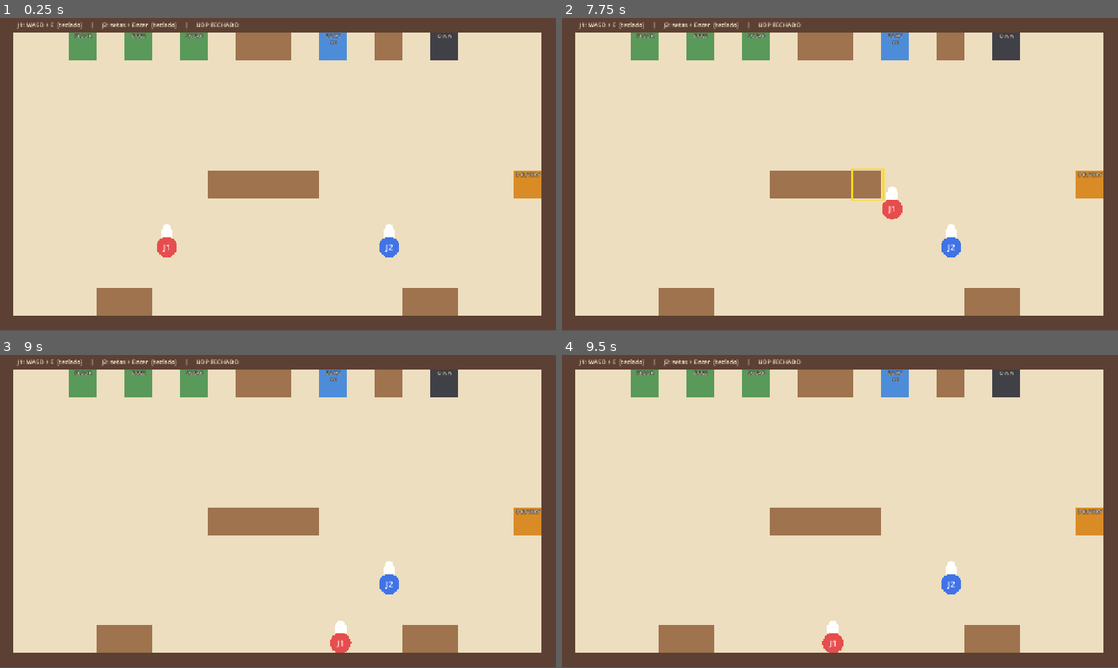
Above: before the commit, frames 1-4 (two rows, left to right).
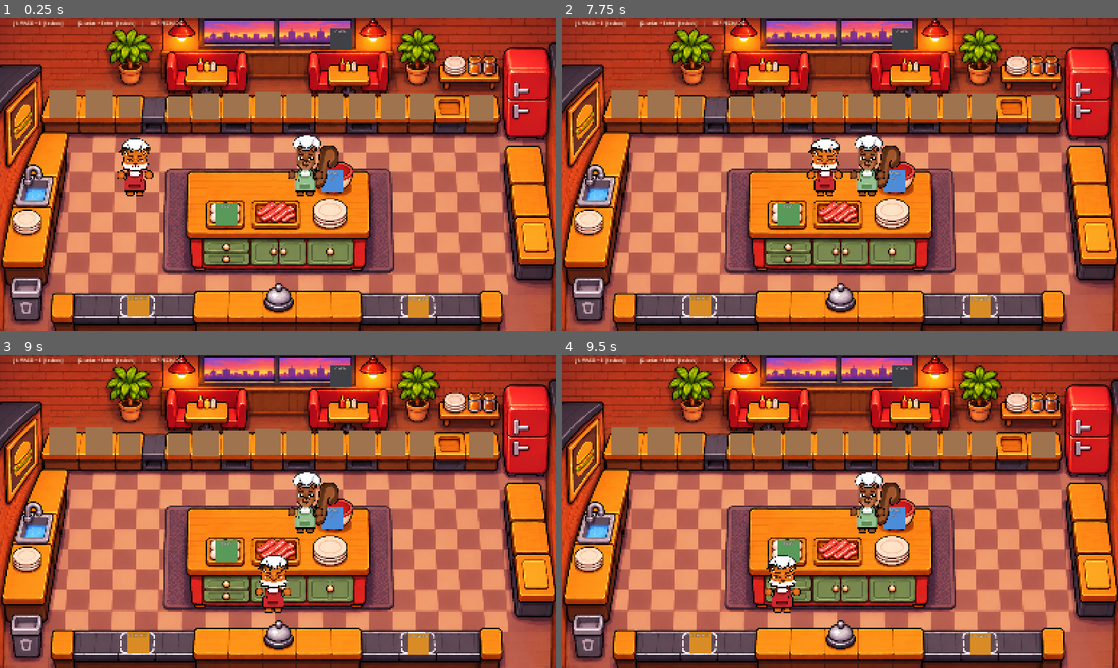
Above: after the commit, the same moments.

Repository: larissalvl/cheflingo
Game: Godot game, scene res://scenes/kitchen.tscn
The game is run twice, just before and just after one commit, with the same random seed, the same clock (stepped at 60 frames per second) and the same inputs.
Inputs:
- Up to frame 1 (0.25 s): no input
- Up to frame 2 (7.75 s): tap Enter at 0.5, 1.35, 3.6, 5.85 s; hold D 0.53-1.28 s; tap E every 2.25 s from 0.6 to 7.35 s; hold S 1.28-2.03 s; hold D 2.03-2.78 s; tap Keypad Enter at 2.1, 4.35, 6.6 s; hold W 2.78-3.53 s; hold A 3.53-5.03 s; hold S 5.03-5.78 s; hold D 5.78-6.53 s; hold W 6.53-7.28 s; hold D from 7.28 s (still down)
- Up to frame 3 (9 s): release D at 8.03 s; hold S 8.03-8.78 s; tap Enter at 8.1 s; hold A from 8.78 s (still down); tap Keypad Enter at 8.85 s
- Up to frame 4 (9.5 s): keep holding A
In our replay, the window is 800x450 before the commit and 800x451 after it. These sizes can differ from the game's own. Grey fills any space a smaller window leaves; there, only what the larger window draws over its background counts as a difference.

The runs differ from the first frame. In frame 1, 99% of the frame differs, in the area x 0-100%, y 0-100%; in frame 2, 99%; in frame 3, 99%; in frame 4, 99%.

Commit message:
adição de sprites

Diff:
--- a/project.godot
+++ b/project.godot
@@ -20,8 +20,8 @@
 
 [display]
 
-window/size/viewport_width=1280
-window/size/viewport_height=720
+window/size/viewport_width=1671
+window/size/viewport_height=941
 window/stretch/mode="canvas_items"
 
 [rendering]
--- a/scenes/chef.tscn
+++ b/scenes/chef.tscn
@@ -1,18 +1,60 @@
-[gd_scene load_steps=3 format=3]
+[gd_scene format=3 uid="uid://daar8jtovocv8"]
 
-[ext_resource type="Script" path="res://scripts/chef.gd" id="1_chef"]
+[ext_resource type="Script" uid="uid://dspqskdga4ivy" path="res://scripts/chef.gd" id="1_chef"]
+[ext_resource type="Texture2D" uid="uid://e11uaeau73vy" path="res://sprites/Players/raposa/raposaIdle.PNG" id="2_d56cy"]
+[ext_resource type="Texture2D" uid="uid://cs45r2de7whna" path="res://sprites/Players/esquilo/esquiloParado.PNG" id="2_psvbk"]
+[ext_resource type="Texture2D" uid="uid://dmntoiiwjfi63" path="res://sprites/Players/esquilo/esquiloAndando2.PNG" id="3_2a8di"]
+[ext_resource type="Texture2D" uid="uid://dwrdtvhq41v8g" path="res://sprites/Players/raposa/raposaAndar1.PNG" id="3_4ri07"]
+[ext_resource type="Texture2D" uid="uid://d1vkx7ubp3p3h" path="res://sprites/Players/raposa/raposaAndar2.PNG" id="4_oqmwt"]
+[ext_resource type="Texture2D" uid="uid://dp0a8c173gegf" path="res://sprites/Players/esquilo/esquiloAndando1.PNG" id="4_stm2u"]
+
+[sub_resource type="SpriteFrames" id="SpriteFrames_1slas"]
+animations = [{
+"frames": [{
+"duration": 1.0,
+"texture": ExtResource("2_psvbk")
+}, {
+"duration": 1.0,
+"texture": ExtResource("3_2a8di")
+}, {
+"duration": 1.0,
+"texture": ExtResource("4_stm2u")
+}],
+"loop": 1,
+"name": &"esquilo",
+"speed": 5.0
+}, {
+"frames": [{
+"duration": 1.0,
+"texture": ExtResource("2_d56cy")
+}, {
+"duration": 1.0,
+"texture": ExtResource("3_4ri07")
+}, {
+"duration": 1.0,
+"texture": ExtResource("4_oqmwt")
+}],
+"loop": 1,
+"name": &"raposa",
+"speed": 5.0
+}]
 
 [sub_resource type="CircleShape2D" id="CircleShape2D_chef"]
 radius = 24.0
 
-[node name="Chef" type="CharacterBody2D"]
+[node name="Chef" type="CharacterBody2D" unique_id=2088147977]
+scale = Vector2(0.09, 0.09)
 collision_layer = 2
 collision_mask = 3
 motion_mode = 1
 script = ExtResource("1_chef")
 
-[node name="CollisionShape2D" type="CollisionShape2D" parent="."]
+[node name="AnimatedSprite2D" type="AnimatedSprite2D" parent="." unique_id=1790664610]
+sprite_frames = SubResource("SpriteFrames_1slas")
+animation = &"esquilo"
+
+[node name="CollisionShape2D" type="CollisionShape2D" parent="." unique_id=1121842226]
 shape = SubResource("CircleShape2D_chef")
 
-[node name="HoldPoint" type="Marker2D" parent="."]
+[node name="HoldPoint" type="Marker2D" parent="." unique_id=277128081]
 position = Vector2(0, -70)
--- a/scenes/kitchen.tscn
+++ b/scenes/kitchen.tscn
@@ -1,152 +1,129 @@
-[gd_scene load_steps=11 format=3]
+[gd_scene format=3 uid="uid://doty2xrgj7o0u"]
 
-[ext_resource type="Script" path="res://scripts/kitchen.gd" id="1_kitchen"]
-[ext_resource type="PackedScene" path="res://scenes/chef.tscn" id="2_chef"]
+[ext_resource type="Script" uid="uid://bpc52sbpdoeau" path="res://scripts/kitchen.gd" id="1_kitchen"]
+[ext_resource type="PackedScene" uid="uid://daar8jtovocv8" path="res://scenes/chef.tscn" id="2_chef"]
+[ext_resource type="Texture2D" uid="uid://cbdntvutc5rxu" path="res://sprites/fundo.PNG" id="2_ibrlr"]
 [ext_resource type="PackedScene" path="res://scenes/stations/counter.tscn" id="3_counter"]
-[ext_resource type="PackedScene" path="res://scenes/stations/ingredient_box.tscn" id="4_box"]
-[ext_resource type="PackedScene" path="res://scenes/stations/bowl.tscn" id="5_bowl"]
+[ext_resource type="PackedScene" uid="uid://c1mby23mrlhfv" path="res://scenes/stations/ingredient_box.tscn" id="4_box"]
+[ext_resource type="PackedScene" uid="uid://bl351ck6rcwel" path="res://scenes/stations/bowl.tscn" id="5_bowl"]
 [ext_resource type="PackedScene" path="res://scenes/stations/oven.tscn" id="6_oven"]
 [ext_resource type="PackedScene" path="res://scenes/stations/delivery.tscn" id="7_delivery"]
 
 [sub_resource type="RectangleShape2D" id="Shape_wall_h"]
-size = Vector2(1280, 32)
+size = Vector2(1732, 32)
 
 [sub_resource type="RectangleShape2D" id="Shape_wall_v"]
-size = Vector2(32, 720)
+size = Vector2(32, 937)
 
-[node name="Kitchen" type="Node2D"]
+[node name="Kitchen" type="Node2D" unique_id=676126183]
 script = ExtResource("1_kitchen")
 
-[node name="Floor" type="ColorRect" parent="."]
-offset_right = 1280.0
-offset_bottom = 720.0
-mouse_filter = 2
-color = Color(0.93, 0.87, 0.75, 1)
+[node name="Background" type="Sprite2D" parent="." unique_id=1959208281]
+texture = ExtResource("2_ibrlr")
+centered = false
 
-[node name="Walls" type="StaticBody2D" parent="."]
-collision_layer = 1
+[node name="Walls" type="StaticBody2D" parent="." unique_id=688315561]
 collision_mask = 0
 
-[node name="TopVisual" type="ColorRect" parent="Walls"]
-offset_left = 0.0
-offset_top = 0.0
-offset_right = 1280.0
-offset_bottom = 32.0
-mouse_filter = 2
-color = Color(0.36, 0.25, 0.2, 1)
-
-[node name="BottomVisual" type="ColorRect" parent="Walls"]
-offset_left = 0.0
-offset_top = 688.0
-offset_right = 1280.0
-offset_bottom = 720.0
-mouse_filter = 2
-color = Color(0.36, 0.25, 0.2, 1)
-
-[node name="LeftVisual" type="ColorRect" parent="Walls"]
-offset_left = 0.0
-offset_top = 0.0
-offset_right = 32.0
-offset_bottom = 720.0
-mouse_filter = 2
-color = Color(0.36, 0.25, 0.2, 1)
-
-[node name="RightVisual" type="ColorRect" parent="Walls"]
-offset_left = 1248.0
-offset_top = 0.0
-offset_right = 1280.0
-offset_bottom = 720.0
-mouse_filter = 2
-color = Color(0.36, 0.25, 0.2, 1)
-
-[node name="TopShape" type="CollisionShape2D" parent="Walls"]
-position = Vector2(640, 16)
+[node name="TopShape" type="CollisionShape2D" parent="Walls" unique_id=266807502]
+position = Vector2(835, -11)
 shape = SubResource("Shape_wall_h")
 
-[node name="BottomShape" type="CollisionShape2D" parent="Walls"]
-position = Vector2(640, 704)
+[node name="BottomShape" type="CollisionShape2D" parent="Walls" unique_id=1910340869]
+position = Vector2(835, 957)
 shape = SubResource("Shape_wall_h")
 
-[node name="LeftShape" type="CollisionShape2D" parent="Walls"]
-position = Vector2(16, 360)
+[node name="LeftShape" type="CollisionShape2D" parent="Walls" unique_id=1603167637]
+position = Vector2(-14, 469.5)
 shape = SubResource("Shape_wall_v")
 
-[node name="RightShape" type="CollisionShape2D" parent="Walls"]
-position = Vector2(1264, 360)
+[node name="RightShape" type="CollisionShape2D" parent="Walls" unique_id=295630633]
+position = Vector2(1685, 471)
 shape = SubResource("Shape_wall_v")
 
-[node name="Stations" type="Node2D" parent="."]
+[node name="Stations" type="Node2D" parent="." unique_id=1254409695]
 
-[node name="BoxFlour" parent="Stations" instance=ExtResource("4_box")]
-position = Vector2(192, 64)
-ingredient = "FLOUR"
-
-[node name="BoxEggs" parent="Stations" instance=ExtResource("4_box")]
-position = Vector2(320, 64)
+[node name="BoxEggs" parent="Stations" unique_id=378801126 instance=ExtResource("4_box")]
+position = Vector2(680, 589)
 ingredient = "EGGS"
 
-[node name="BoxSugar" parent="Stations" instance=ExtResource("4_box")]
-position = Vector2(448, 64)
-ingredient = "SUGAR"
+[node name="CounterTop1" parent="Stations" unique_id=413877966 instance=ExtResource("3_counter")]
+position = Vector2(188, 258.00003)
+scale = Vector2(1.3, 1.3)
 
-[node name="CounterTop1" parent="Stations" instance=ExtResource("3_counter")]
-position = Vector2(576, 64)
+[node name="CounterTop2" parent="Stations" unique_id=1926912913 instance=ExtResource("3_counter")]
+position = Vector2(298, 258)
+scale = Vector2(1.3, 1.3)
 
-[node name="CounterTop2" parent="Stations" instance=ExtResource("3_counter")]
-position = Vector2(640, 64)
+[node name="CounterTop3" parent="Stations" unique_id=1445920818 instance=ExtResource("3_counter")]
+position = Vector2(388, 269)
 
-[node name="Bowl" parent="Stations" instance=ExtResource("5_bowl")]
-position = Vector2(768, 64)
+[node name="CounterTop4" parent="Stations" unique_id=445580709 instance=ExtResource("3_counter")]
+position = Vector2(537, 267)
 
-[node name="CounterTop3" parent="Stations" instance=ExtResource("3_counter")]
-position = Vector2(896, 64)
+[node name="CounterTop5" parent="Stations" unique_id=1420469434 instance=ExtResource("3_counter")]
+position = Vector2(618, 267)
+scale = Vector2(1.2, 1.2)
 
-[node name="Oven" parent="Stations" instance=ExtResource("6_oven")]
+[node name="CounterTop6" parent="Stations" unique_id=1970028093 instance=ExtResource("3_counter")]
+position = Vector2(710, 263)
+scale = Vector2(1.2, 1.2)
+
+[node name="CounterTop7" parent="Stations" unique_id=1627292135 instance=ExtResource("3_counter")]
+position = Vector2(805, 262)
+scale = Vector2(1.2, 1.2)
+
+[node name="CounterTop8" parent="Stations" unique_id=529361414 instance=ExtResource("3_counter")]
+position = Vector2(899, 264)
+scale = Vector2(1.2, 1.2)
+
+[node name="CounterTop9" parent="Stations" unique_id=469609554 instance=ExtResource("3_counter")]
+position = Vector2(994, 265)
+scale = Vector2(1.2, 1.2)
+
+[node name="CounterTop10" parent="Stations" unique_id=131591245 instance=ExtResource("3_counter")]
+position = Vector2(1089, 265)
+scale = Vector2(1.2, 1.2)
+
+[node name="CounterTop11" parent="Stations" unique_id=628394366 instance=ExtResource("3_counter")]
+position = Vector2(1181, 266)
+scale = Vector2(1.2, 1.2)
+
+[node name="CounterTop12" parent="Stations" unique_id=1031168055 instance=ExtResource("3_counter")]
+position = Vector2(1268, 267)
+scale = Vector2(1.2, 1.2)
+
+[node name="CounterTop13" parent="Stations" unique_id=784872740 instance=ExtResource("3_counter")]
+position = Vector2(1447, 271)
+scale = Vector2(1.2, 1.2)
+
+[node name="Bowl" parent="Stations" unique_id=1829539285 instance=ExtResource("5_bowl")]
+position = Vector2(999, 490)
+
+[node name="Oven" parent="Stations" unique_id=60754918 instance=ExtResource("6_oven")]
 position = Vector2(1024, 64)
 
-[node name="Island1" parent="Stations" instance=ExtResource("3_counter")]
-position = Vector2(512, 384)
+[node name="Delivery" parent="Stations" unique_id=623529962 instance=ExtResource("7_delivery")]
+position = Vector2(1257, 868)
 
-[node name="Island2" parent="Stations" instance=ExtResource("3_counter")]
-position = Vector2(576, 384)
+[node name="Delivery2" parent="Stations" unique_id=339448660 instance=ExtResource("7_delivery")]
+position = Vector2(416, 866)
 
-[node name="Island3" parent="Stations" instance=ExtResource("3_counter")]
-position = Vector2(640, 384)
+[node name="Chef1" parent="." unique_id=2007395880 instance=ExtResource("2_chef")]
+position = Vector2(384, 528)
+scale = Vector2(0.09, 0.09)
 
-[node name="Island4" parent="Stations" instance=ExtResource("3_counter")]
-position = Vector2(704, 384)
-
-[node name="Delivery" parent="Stations" instance=ExtResource("7_delivery")]
-position = Vector2(1216, 384)
-
-[node name="CounterBottom1" parent="Stations" instance=ExtResource("3_counter")]
-position = Vector2(256, 656)
-
-[node name="CounterBottom2" parent="Stations" instance=ExtResource("3_counter")]
-position = Vector2(320, 656)
-
-[node name="CounterBottom3" parent="Stations" instance=ExtResource("3_counter")]
-position = Vector2(960, 656)
-
-[node name="CounterBottom4" parent="Stations" instance=ExtResource("3_counter")]
-position = Vector2(1024, 656)
-
-[node name="Chef1" parent="." instance=ExtResource("2_chef")]
-position = Vector2(384, 528)
-player_id = 1
-color = Color(0.9, 0.3, 0.3, 1)
-
-[node name="Chef2" parent="." instance=ExtResource("2_chef")]
+[node name="Chef2" parent="." unique_id=1836850263 instance=ExtResource("2_chef")]
 position = Vector2(896, 528)
+scale = Vector2(0.09, 0.09)
 player_id = 2
 color = Color(0.25, 0.45, 0.9, 1)
 
-[node name="Hud" type="Label" parent="."]
+[node name="Hud" type="Label" parent="." unique_id=815309398]
 offset_left = 40.0
 offset_top = 6.0
 offset_right = 1240.0
 offset_bottom = 28.0
-mouse_filter = 2
 theme_override_colors/font_color = Color(1, 0.95, 0.85, 1)
 theme_override_font_sizes/font_size = 14
 text = "J1: WASD + E   |   J2: setas + Enter"
--- a/scenes/stations/bowl.tscn
+++ b/scenes/stations/bowl.tscn
@@ -1,9 +1,9 @@
-[gd_scene load_steps=3 format=3]
+[gd_scene format=3 uid="uid://bl351ck6rcwel"]
 
 [ext_resource type="PackedScene" path="res://scenes/stations/station.tscn" id="1_base"]
-[ext_resource type="Script" path="res://scripts/stations/bowl.gd" id="2_script"]
+[ext_resource type="Script" uid="uid://b21ry3qc8p2jo" path="res://scripts/stations/bowl.gd" id="2_script"]
 
-[node name="Bowl" instance=ExtResource("1_base")]
+[node name="Bowl" unique_id=1745184414 instance=ExtResource("1_base")]
 script = ExtResource("2_script")
 title = "BOWL"
 color = Color(0.3, 0.55, 0.85, 1)
--- a/scenes/stations/ingredient_box.tscn
+++ b/scenes/stations/ingredient_box.tscn
@@ -1,9 +1,13 @@
-[gd_scene load_steps=3 format=3]
+[gd_scene format=3 uid="uid://c1mby23mrlhfv"]
 
 [ext_resource type="PackedScene" path="res://scenes/stations/station.tscn" id="1_base"]
-[ext_resource type="Script" path="res://scripts/stations/ingredient_box.gd" id="2_script"]
+[ext_resource type="Script" uid="uid://ds3ayg43f20bx" path="res://scripts/stations/ingredient_box.gd" id="2_script"]
 
-[node name="IngredientBox" instance=ExtResource("1_base")]
+[node name="IngredientBox" unique_id=561362972 instance=ExtResource("1_base")]
 script = ExtResource("2_script")
+ingredient = "FLOUR"
 title = "BOX"
 color = Color(0.35, 0.6, 0.35, 1)
+
+[node name="CollisionShape2D" parent="InteractArea" index="0"]
+visible = false
--- a/scripts/chef.gd
+++ b/scripts/chef.gd
@@ -16,6 +16,12 @@
 var _nearest: Station = null
 
 @onready var _hold_point: Marker2D = $HoldPoint
+
+func _ready():
+	if player_id == 1:
+		$AnimatedSprite2D.set_animation("raposa")
+	else:
+		$AnimatedSprite2D.set_animation("esquilo")
 
 
 func _physics_process(_delta: float) -> void:
@@ -89,11 +95,3 @@
 	var tween := create_tween()
 	tween.tween_property(self, "scale", Vector2(1.2, 1.2), 0.06)
 	tween.tween_property(self, "scale", Vector2.ONE, 0.10)
-
-
-func _draw() -> void:
-	draw_circle(Vector2.ZERO, RADIUS, color)                              # corpo
-	draw_rect(Rect2(-14, -RADIUS - 16, 28, 18), Color.WHITE)              # chapéu
-	draw_circle(Vector2(0, -RADIUS - 18), 10, Color.WHITE)                # topo do chapéu
-	draw_string(ThemeDB.fallback_font, Vector2(-12, 7), "J%d" % player_id,
-		HORIZONTAL_ALIGNMENT_CENTER, 24, 18, Color.WHITE)
Binary file added: scripts/stations/fogãoApagado.PNG
Not shown, added: scripts/stations/fogãoApagado.PNG.import
Binary file added: sprites/Players/esquilo/esquiloAndando1.PNG
Not shown, added: sprites/Players/esquilo/esquiloAndando1.PNG.import
Binary file added: sprites/Players/esquilo/esquiloAndando2.PNG
Not shown, added: sprites/Players/esquilo/esquiloAndando2.PNG.import
Binary file added: sprites/Players/esquilo/esquiloParado.PNG
Not shown, added: sprites/Players/esquilo/esquiloParado.PNG.import
Binary file added: sprites/Players/raposa/raposaAndar1.PNG
Not shown, added: sprites/Players/raposa/raposaAndar1.PNG.import
Binary file added: sprites/Players/raposa/raposaAndar2.PNG
Not shown, added: sprites/Players/raposa/raposaAndar2.PNG.import
(and 4 more such lines)
